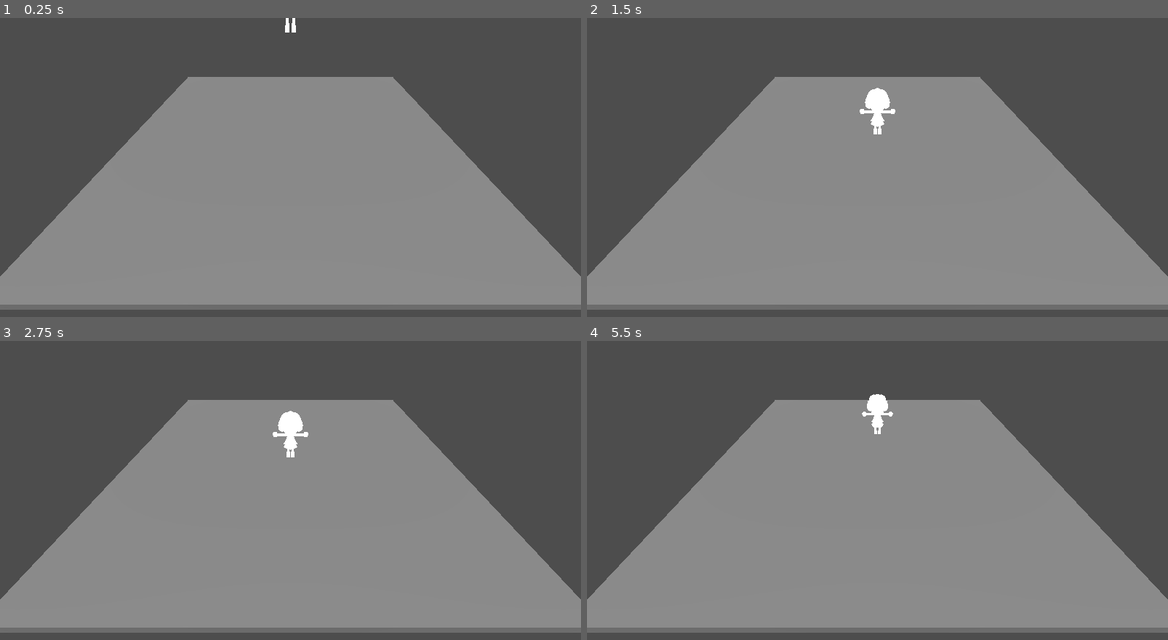
Above: before the commit, frames 1-4 (two rows, left to right).
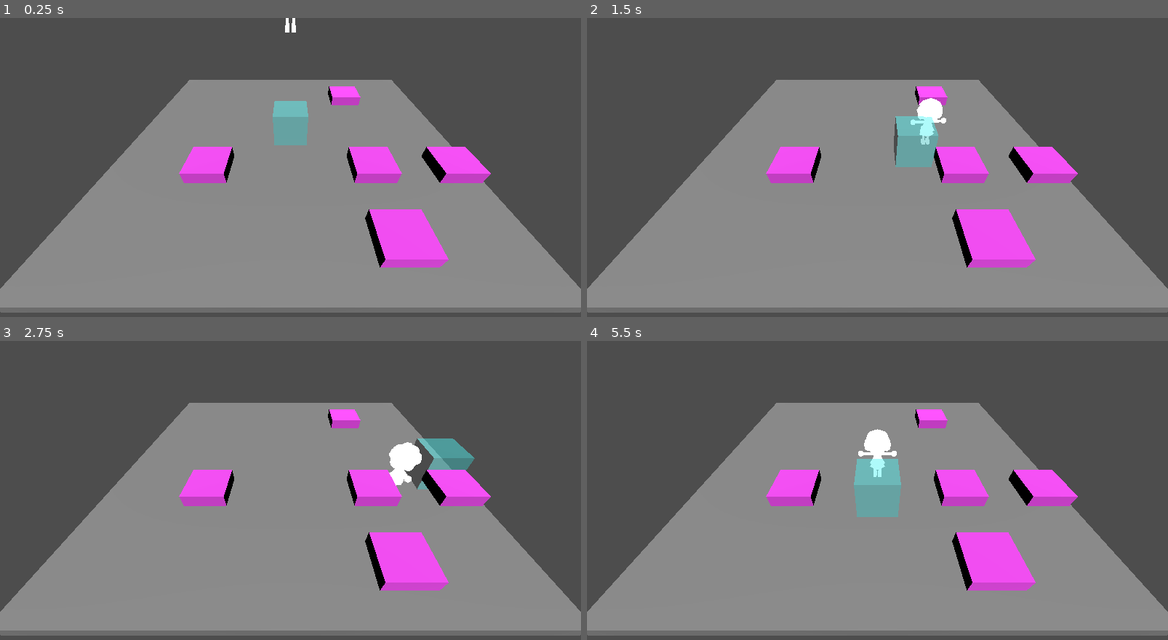
Above: after the commit, the same moments.

Repository: MorgamBr/cogumelo_maligno
Game: Godot game, scene res://scenes/levels/testLv.tscn
Two runs of this game, one before a commit and one after it. Both use one fixed random seed, a clock stepped at 60 frames per second and the inputs below. The project has no main scene, so this scene is started directly.
Inputs:
- Up to frame 1 (0.25 s): no input
- Up to frame 2 (1.5 s): tap Enter (ui_accept) at 0.5, 0.77, 1.07 s; hold D (right) 0.53-1.28 s; tap F (interact) at 0.6 s; tap Space (place_grab, bound only after the commit) at 0.8, 1.35 s; hold S (down) from 1.28 s (still down)
- Up to frame 3 (2.75 s): tap Enter (ui_accept) at 1.52, 1.55, 1.82, 2.1 s; release S (down) at 2.03 s; hold D (right) from 2.03 s (still down); tap F (interact) at 2.3 s
- Up to frame 4 (5.5 s): release D (right) at 2.78 s; hold Up (ui_up) 2.78-3.53 s; tap F (interact) at 2.85, 4.35 s; tap Enter (ui_accept) at 3.02, 3.32, 3.77, 3.8, 4.07, 4.52, 4.82 s; tap Space (place_grab, bound only after the commit) at 3.05, 3.6, 5.1 s; hold A (left) 3.53-5.03 s; tap 1 (inventory1) at 4.15 s; tap 2 (inventory2) at 4.9 s; hold S (down) from 5.03 s (still down)

The runs differ from the first frame. In frame 1, 10% of the frame differs, in the area x 0-100%, y 19-99%; in frame 2, 11%; in frame 3, 11%; in frame 4, 12%, in the area x 0-100%, y 17-99%.

Commit message:
Alterado valores de retorno da grid para WorldObject, adicionado inventário na Entity e alterado seu giro. Bug de colisão do object_base corrigido

Diff:
--- a/objects/entities/player/bodies/inicialPlayer.tscn
+++ b/objects/entities/player/bodies/inicialPlayer.tscn
@@ -445,8 +445,16 @@
 blend_shape_mode = 0
 shadow_mesh = SubResource("ArrayMesh_blfa2")
 
-[node name="InicialPlayer" type="CharacterBody3D"]
+[sub_resource type="StandardMaterial3D" id="StandardMaterial3D_r6a75"]
+transparency = 1
+albedo_color = Color(0.2901961, 1, 1, 0.4509804)
+
+[sub_resource type="BoxMesh" id="BoxMesh_2vnpr"]
+material = SubResource("StandardMaterial3D_r6a75")
+
+[node name="InicialPlayer" type="CharacterBody3D" node_paths=PackedStringArray("cell_indicator")]
 script = ExtResource("1_2vnpr")
+cell_indicator = NodePath("CellIndicator")
 
 [node name="CollisionShape3D" type="CollisionShape3D" parent="."]
 transform = Transform3D(0.495, 0, 0, 0, 0.495, 0, 0, 0, 0.495, 0, -0.25840667, 0)
@@ -552,3 +560,6 @@
 transform = Transform3D(-0.5775473, 9.640866e-13, -3.587736e-06, -9.640896e-13, -0.5775473, 4.9459303e-13, -3.587736e-06, 4.94599e-13, 0.5775473, 2.4215343e-08, -0.40061927, -4.6291586e-08)
 mesh = SubResource("ArrayMesh_ti4f6")
 skeleton = NodePath("")
+
+[node name="CellIndicator" type="MeshInstance3D" parent="."]
+mesh = SubResource("BoxMesh_2vnpr")
--- a/objects/entities/player/bodies/inicial_player.gd
+++ b/objects/entities/player/bodies/inicial_player.gd
@@ -1,16 +1,29 @@
 extends CharacterBody3D
+class_name Entity
 
 @export var gridRef: GridController;
+
+const JUMP_VELOCITY = 4.5
 
 #refs de movimentação
 var playerAc: float = .3;
 var turnAc: float = .2;
-
-const SPEED = 2.0
-const JUMP_VELOCITY = 4.5
+var last_dir: Vector2 = Vector2.ZERO
 
 var gridPos: Vector2i;
 var gridDir: Vector2i = Vector2i.ZERO;
+
+var objBeingLookedAt: WorldObject = null
+var frontCell: Vector2i = Vector2i.ZERO
+
+var inventory: Array[WorldObject] = []
+var inventory_selected_slot: int = 0
+@export var inventory_max_size: int = 4
+var is_carrying_heavy_load: bool = false
+
+@export var speed = 2.0
+
+@export var cell_indicator: Node3D
 
 
 ##movimento built-in
@@ -19,21 +32,41 @@
 	if not is_on_floor():
 		velocity += get_gravity() * delta
 
-	Move()
-	CheckGrid();
+	var input_dir := Input.get_vector("left", "right", "up", "down")
+	Move(input_dir)
+	CheckGrid(input_dir)
+
+	if Input.is_action_just_pressed("interact"):
+		interact_with_obj()
+
+	if Input.is_action_just_pressed("place_grab"):
+		if objBeingLookedAt != null:
+			grab_obj_being_looked()
+		else:
+			place_obj_on_grid()
+
+	if Input.is_action_just_pressed("inventory1"):
+		inventory_selected_slot = 0
+	elif Input.is_action_just_pressed("inventory2") and inventory_max_size >= 2:
+		inventory_selected_slot = 1
+	elif Input.is_action_just_pressed("inventory3") and inventory_max_size >= 3:
+		inventory_selected_slot = 2
+	elif Input.is_action_just_pressed("inventory4") and inventory_max_size >= 4:
+		inventory_selected_slot = 3
+
 	move_and_slide()
 
 
 #region movimentação
 
-func Move() -> void:
-	var dir := Input.get_vector("ui_left", "ui_right", "ui_up", "ui_down")
-	velocity = Vector3(lerpf(velocity.x, dir.x * SPEED, playerAc),
+func Move(dir: Vector2) -> void:
+	velocity = Vector3(lerpf(velocity.x, dir.x * speed, playerAc),
 						velocity.y,
-						lerpf(velocity.z, dir.y * SPEED, playerAc))
-	if(dir != Vector2.ZERO):
-		var ang = atan2(dir.x, dir.y);
-		rotation.y = lerp_angle(rotation.y, ang, turnAc);
+						lerpf(velocity.z, dir.y * speed, playerAc))
+	if dir != Vector2.ZERO:
+		last_dir = dir
+	var ang = atan2(last_dir.x, last_dir.y);
+	rotation.y = lerp_angle(rotation.y, ang, turnAc);
 
 #endregion
 #region  coisas relacionadas a grid
@@ -43,8 +76,7 @@
 		roundi(pos.z / gridRef.Z_STEP)
 	)
 
-func InputToGridDir() -> Vector2i:
-	var input := Input.get_vector("ui_left", "ui_right", "ui_up", "ui_down")
+func InputToGridDir(input: Vector2) -> Vector2i:
 	if(input == Vector2.ZERO):
 		return Vector2i.ZERO
 	#normaliza
@@ -53,23 +85,83 @@
 		sign(input.y)
 	)
 
-func CheckGrid() -> void:
+func CheckGrid(input: Vector2) -> void:
 		#localizando dentro da grid
 
-	var input := Input.get_vector("ui_left", "ui_right", "ui_up", "ui_down")
 	gridPos = WorldToGrid(global_position);
 	if(input != Vector2.ZERO):
-		gridDir = InputToGridDir();
-	print(input)
-	var frontCell := gridPos + gridDir;
-	print(gridPos);
-	print("frontcell: ", frontCell);
+		gridDir = InputToGridDir(input);
+	#print(input)
+	frontCell = gridPos + gridDir;
+	cell_indicator.global_position = Vector3(frontCell.x * GridController.X_STEP, GridController.Y_STEP / 2.0, frontCell.y * GridController.Z_STEP)
+	cell_indicator.global_rotation = Vector3.ZERO
+	#print(gridPos);
+	#print("frontcell: ", frontCell);
 	var obj = gridRef.object_in_grid_space(frontCell.x,frontCell.y);
-	if(obj != null):
-		print("player sendo bloqueado por: ", obj);
-		return; #impede de se mover
+	if(obj != null and obj != objBeingLookedAt):
+		if objBeingLookedAt != null:
+			objBeingLookedAt.is_being_looked_at = false
+		objBeingLookedAt = obj
+		obj.is_being_looked_at = true
+		#print("player sendo bloqueado por: ", obj);
+		#return; #impede de se mover
+	elif obj == null:
+		if objBeingLookedAt != null:
+			objBeingLookedAt.is_being_looked_at = false
+		objBeingLookedAt = null
 #endregion
 
 
+## Tries to interact with the object being looked at.
+func interact_with_obj() -> void:
+	if objBeingLookedAt != null and objBeingLookedAt.can_interact(self):
+		objBeingLookedAt.interact(self)
+
+## Tries to grab the object being looked at.
+func grab_obj_being_looked() -> void:
+	if inventory_find_free_slot() == -1:
+		return
+
+	if objBeingLookedAt.can_grab(self):
+		# Grab the object and adds to the inventory
+		objBeingLookedAt.grab()
+		objBeingLookedAt = null
+		var obj = gridRef.grab_from_grid(frontCell.x, frontCell.y)
+		add_to_inventory(obj)
+
+## Tries to place the object, being held in hand, on the grid.
+func place_obj_on_grid() -> void:
+	if inventory_selected_slot < inventory.size() and inventory[inventory_selected_slot] != null:
+		# Try to inser the object in the grid and world
+		var obj = inventory[inventory_selected_slot]
+		var success = gridRef.insert_in_grid(obj, frontCell.x, frontCell.y)
+		if success:
+			# Removes from the inventory if the object is successfuly placed in the grid and world.
+			inventory[inventory_selected_slot] = null
+			obj.place()
+
+
+## Adds the object to the inventory and returns the index. Returns -1 if inventory has no free slots.
+func add_to_inventory(obj: WorldObject) -> int:
+	var free_slot = inventory_find_free_slot()
+
+	if free_slot == -1:
+		return free_slot
+
+	if inventory.size() <= free_slot:
+		inventory.append(obj)
+	else:
+		inventory[free_slot] = obj
+	return free_slot
+
+## Finds the first free slot in the inventory. Returns -1 if inventory has no valid free slots.
+func inventory_find_free_slot() -> int:
+	for i in inventory_max_size:
+		if inventory.size() <= i:
+			return i
+		elif inventory[i] == null:
+			return i
+	return -1
+
 #transformar o player principal em classe
 # e fazer ele trocar de lugar
--- a/objects/object_base.gd
+++ b/objects/object_base.gd
@@ -9,14 +9,22 @@
 	BEING_CARRIED,
 }
 
+## The name of the object.
+@export var object_name: String = ""
+## The texture that will be displayed representing the object.
+@export var object_icon: Texture2D
+
 ## The current state of the object.
-var state: OBJECT_STATES :
+@export var state: OBJECT_STATES :
 	set(new_value):
 		state = _on_state_changed(new_value)
 ## The amount of interest that NPCs take on the object.
 var interest_amount: int :
 	set(new_value):
 		interest_amount = _on_interest_amount_changed(new_value)
+@export var is_heavy_load: bool :
+	set(new_value):
+		is_heavy_load = _on_is_heavy_load_changed(new_value)
 ## Used to indicate if the player has this on it's interaction aim.
 var is_being_looked_at: bool = false :
 	set(new_value):
@@ -48,36 +56,39 @@
 func _on_interest_amount_changed(new_value: int) -> int:
 	return new_value
 
+func _on_is_heavy_load_changed(new_value: bool) -> bool:
+	return new_value
+
+
 func _on_state_changed(new_value: OBJECT_STATES) -> OBJECT_STATES:
+	if state == new_value:
+		return state
+
 	match state:
 		OBJECT_STATES.ACTIVE:
-			can_player_interact = true
+			pass
 		OBJECT_STATES.INACTIVE:
-			can_player_interact = true
+			pass
 		OBJECT_STATES.INACCESSIBLE:
-			can_player_interact = false
 			is_being_looked_at = false
 		OBJECT_STATES.BEING_CARRIED:
-			can_player_interact = false
 			is_being_looked_at = false
-			area3d.monitoring = false
-			area3d.monitorable = false
 	return new_value
 
 
 ## Check if the entity can interact with the object.
 func can_interact(entity: Node3D) -> bool:
-	if can_player_interact:
+	if can_player_interact and state != OBJECT_STATES.INACCESSIBLE and state != OBJECT_STATES.BEING_CARRIED:
 		return true
 	return false
 
 ## Used by entities to interact with the object.
 func interact(entity: Node3D) -> void:
-	print("object interacted with")
+	print("object " + object_name + " interacted with")
 
 ## Check if the entity can interact with the object.
 func can_grab(entity: Node3D) -> bool:
-	if can_be_carried:
+	if can_be_carried and state != OBJECT_STATES.INACCESSIBLE and state != OBJECT_STATES.BEING_CARRIED:
 		return true
 	return false
 
--- a/objects/world_objects/bear_trap.gd
+++ b/objects/world_objects/bear_trap.gd
@@ -1,8 +1,12 @@
 extends WorldObject
+
+func interact(entity: Node3D) -> void:
+	print("interacted with bear trap")
+	self.state = OBJECT_STATES.ACTIVE
 
 
 func _on_area_3d_body_entered(body: Node3D) -> void:
-	if body.has_method("get_trapped") and state == OBJECT_STATES.ACTIVE:
+	if body is Entity and state == OBJECT_STATES.ACTIVE:
 		state = OBJECT_STATES.INACTIVE
-		body.get_trapped(10)
+		#body.get_trapped(10)
 		print("body trapped: ", body)
--- a/objects/world_objects/bear_trap.tscn
+++ b/objects/world_objects/bear_trap.tscn
@@ -14,6 +14,10 @@
 
 [node name="Bear_Trap" instance=ExtResource("1_ecxb4")]
 script = ExtResource("2_yfoe0")
+object_name = "Bear Trap"
+is_heavy_load = null
+can_player_interact = null
+can_be_carried = null
 object_size = Vector3(0, 0.3, 0)
 
 [node name="CollisionShape3D" type="CollisionShape3D" parent="Area3D" index="0"]
--- a/project.godot
+++ b/project.godot
@@ -45,15 +45,15 @@
 "events": [Object(InputEventKey,"resource_local_to_scene":false,"resource_name":"","device":-1,"window_id":0,"alt_press …(192 unchanged characters)…
 ]
 }
+place_grab={
+"deadzone": 0.2,
+"events": [Object(InputEventKey,"resource_local_to_scene":false,"resource_name":"","device":-1,"window_id":0,"alt_pressed":false,"shift_pressed":false,"ctrl_pressed":false,"meta_pressed":false,"pressed":false,"keycode":0,"physical_keycode":32,"key_label":0,"unicode":32,"location":0,"echo":false,"script":null)
+]
+}
 pause={
 "deadzone": 0.2,
 "events": [Object(InputEventKey,"resource_local_to_scene":false,"resource_name":"","device":-1,"window_id":0,"alt_press …(195 unchanged characters)…
 , Object(InputEventKey,"resource_local_to_scene":false,"resource_name":"","device":0,"window_id":0,"alt_pressed":false, …(185 unchanged characters)…
-]
-}
-place={
-"deadzone": 0.2,
-"events": [Object(InputEventKey,"resource_local_to_scene":false,"resource_name":"","device":-1,"window_id":0,"alt_pressed":false,"shift_pressed":false,"ctrl_pressed":false,"meta_pressed":false,"pressed":false,"keycode":0,"physical_keycode":32,"key_label":0,"unicode":32,"location":0,"echo":false,"script":null)
 ]
 }
 inventory1={
--- a/scenes/levels/testLv.tscn
+++ b/scenes/levels/testLv.tscn
@@ -1,7 +1,8 @@
-[gd_scene load_steps=5 format=3 uid="uid://bjl4erxcxp3cv"]
+[gd_scene load_steps=6 format=3 uid="uid://bjl4erxcxp3cv"]
 
 [ext_resource type="PackedScene" uid="uid://bq24se683f5b1" path="res://objects/entities/player/bodies/inicialPlayer.tscn" id="1_rimap"]
-[ext_resource type="PackedScene" uid="uid://dwf6tcmffnhnn" path="res://scenes/map_base.tscn" id="2_scoih"]
+[ext_resource type="Script" uid="uid://dmo607m8ljpq0" path="res://scenes/map_base.gd" id="2_r6a75"]
+[ext_resource type="PackedScene" uid="uid://bi3dc17xgqmal" path="res://objects/world_objects/bear_trap.tscn" id="3_xhpyd"]
 
 [sub_resource type="BoxMesh" id="BoxMesh_scoih"]
 size = Vector3(10, 0.3, 10)
@@ -12,6 +13,7 @@
 [node name="TestLv" type="Node3D"]
 
 [node name="Floor" type="StaticBody3D" parent="."]
+transform = Transform3D(1, 0, 0, 0, 1, 0, 0, 0, 1, 0, -0.15, 0)
 
 [node name="MeshInstance3D" type="MeshInstance3D" parent="Floor"]
 mesh = SubResource("BoxMesh_scoih")
@@ -29,4 +31,37 @@
 [node name="DirectionalLight3D" type="DirectionalLight3D" parent="."]
 transform = Transform3D(1, 0, 0, 0, 0.49999997, 0.86602545, 0, -0.86602545, 0.49999997, 0, 8, 0)
 
-[node name="Map_Base" parent="." instance=ExtResource("2_scoih")]
+[node name="Map_Base" type="Node3D" parent="."]
+script = ExtResource("2_r6a75")
+
+[node name="GridObjects" type="Node3D" parent="Map_Base"]
+
+[node name="Bear_Trap" parent="Map_Base/GridObjects" instance=ExtResource("3_xhpyd")]
+transform = Transform3D(1, 0, 0, 0, 1, 0, 0, 0, 1, 2, 0.5, 2)
+is_heavy_load = false
+can_player_interact = true
+can_be_carried = true
+
+[node name="Bear_Trap2" parent="Map_Base/GridObjects" instance=ExtResource("3_xhpyd")]
+transform = Transform3D(1, 0, 0, 0, 1, 0, 0, 0, 1, 2, 0.5, 4)
+is_heavy_load = false
+can_player_interact = true
+can_be_carried = true
+
+[node name="Bear_Trap3" parent="Map_Base/GridObjects" instance=ExtResource("3_xhpyd")]
+transform = Transform3D(1, 0, 0, 0, 1, 0, 0, 0, 1, 4, 0.5, 2)
+is_heavy_load = false
+can_player_interact = true
+can_be_carried = true
+
+[node name="Bear_Trap4" parent="Map_Base/GridObjects" instance=ExtResource("3_xhpyd")]
+transform = Transform3D(1, 0, 0, 0, 1, 0, 0, 0, 1, -2, 0.5, 2)
+is_heavy_load = false
+can_player_interact = true
+can_be_carried = true
+
+[node name="Bear_Trap5" parent="Map_Base/GridObjects" instance=ExtResource("3_xhpyd")]
+transform = Transform3D(1, 0, 0, 0, 1, 0, 0, 0, 1, 2, 0.5, -2)
+is_heavy_load = false
+can_player_interact = true
+can_be_carried = true
--- a/scenes/map_base.gd
+++ b/scenes/map_base.gd
@@ -5,7 +5,7 @@
 const Y_STEP = 1
 const Z_STEP = 1
 
-var grid: Dictionary[int, Dictionary] = {}
+var grid: Dictionary[Vector2i, WorldObject] = {}
 
 @onready var grid_objects_node := $GridObjects
 ## The GridMap node for the level. It needs to be added to the scene and linked here.
@@ -19,17 +19,17 @@
 ## Add the objects in GridObjects to the grid for use without needing to do it manually.
 #   Se isso só tiver atrapalhando, a gente pode escolher outra rota pra fazer isso.
 func add_objects_from_gridobjects_to_grid() -> void:
-	for object in grid_objects_node.get_children() as Array[Node3D]:
+	for object in grid_objects_node.get_children() as Array[WorldObject]:
 		var position_to_grid_x = roundi(object.position.x / X_STEP)
 		var position_to_grid_z = roundi(object.position.z / Z_STEP)
 		insert_in_grid(object, position_to_grid_x, position_to_grid_z, false)
 
 
 ## Grabs the object on a given space of the grid if it has an object, otherwise returns null.
-func grab_from_grid(x: int, z: int, grab_physically: bool = true) -> Node3D:
-	if object_in_grid_space(x, z) != null:
-		var object = grid[x][z]
-		grid[x][z] = null
+func grab_from_grid(x: int, z: int, grab_physically: bool = true) -> WorldObject:
+	var object = object_in_grid_space(x, z)
+	if object != null:
+		grid_set(null, x, z)
 		if grab_physically:
 			remove_physically_from_grid(object)
 		return object
@@ -39,16 +39,9 @@
 
 ## Tries to insert an object on the grid.
 ## If that space is already occupied it returns false, otherwise it is inserted and returns true.
-func insert_in_grid(object: Node3D, x: int, z: int, insert_physically: bool = true) -> bool:
+func insert_in_grid(object: WorldObject, x: int, z: int, insert_physically: bool = true) -> bool:
 	if object_in_grid_space(x, z) == null:
-		if !grid_space_exists(x, z):
-			if grid.get(x) == null:
-				grid.get_or_add(x, {z: object})
-			else:
-				grid[x] = {z: object}
-		else:
-			grid[x][z] = object
-
+		grid_set(object, x, z)
 		if insert_physically:
 			insert_physically_to_grid(object, x, z)
 		return true
@@ -57,30 +50,35 @@
 
 
 ## Removes the object from the node of GridObjects.
-func remove_physically_from_grid(object: Node3D) -> void:
+func remove_physically_from_grid(object: WorldObject) -> void:
 	grid_objects_node.remove_child(object)
 
 
 ## Adds the object to the node of GridObjects and positions it physically.
-func insert_physically_to_grid(object: Node3D, x: int, z: int) -> void:
+func insert_physically_to_grid(object: WorldObject, x: int, z: int) -> void:
 	grid_objects_node.add_child(object)
-	object.position = Vector3(x * X_STEP, Y_STEP, z * Z_STEP)
+	object.position = Vector3(x * X_STEP, Y_STEP / 2.0, z * Z_STEP)
 
 
 ## Returns the object that is on that space on the grid.
 ## If the space doesn't exist the function returns null.
-func object_in_grid_space(x: int, z: int) -> Node3D:
-	if grid_space_exists(x, z):
-		return grid[x][z]
-	else:
-		return null
+func object_in_grid_space(x: int, z: int) -> WorldObject:
+	return grid_get(x, z)
 
 
 ## Returns true if the given space exists in the grid, and false if it doesn't.
 func grid_space_exists(x: int, z: int) -> bool:
-	if !grid.keys().has(x):
-		return false
-	elif !grid[x].keys().has(z):
+	if !grid.keys().has(Vector2i(x, z)):
 		return false
 	else:
 		return true
+
+
+func grid_get(x: int, z: int) -> WorldObject:
+	return grid.get(Vector2i(x, z), null)
+
+func grid_set(object: WorldObject, x: int, z: int) -> void:
+	if grid_space_exists(x, z):
+		grid[Vector2i(x, z)] = object
+	else:
+		grid.get_or_add(Vector2i(x, z), object)
--- a/scenes/test_scenes/test_scene_morgana.gd
+++ /dev/null
@@ -1,9 +0,0 @@
-extends Node3D
-
-@export var bear_trap: WorldObject
-@export var character: CharacterBody3D
-
-func _process(delta: float) -> void:
-	if Input.is_action_just_pressed("ui_accept"):
-		#print(character.place_position_node.global_position)
-		bear_trap.global_position = Vector3(0, 0, 0)
--- a/scenes/test_scenes/test_scene_morgana.tscn
+++ /dev/null
@@ -1,54 +0,0 @@
-[gd_scene load_steps=5 format=3 uid="uid://dr63b6p31j8"]
-
-[ext_resource type="Script" uid="uid://c2ncehla34tm6" path="res://scenes/test_scenes/test_scene_morgana.gd" id="1_nlbtt"]
-[ext_resource type="PackedScene" uid="uid://bi3dc17xgqmal" path="res://objects/world_objects/bear_trap.tscn" id="2_a7xco"]
-
-[sub_resource type="CapsuleMesh" id="CapsuleMesh_oy3e0"]
-
-[sub_resource type="BoxMesh" id="BoxMesh_khwb6"]
-size = Vector3(4.44, 2.455, 0.885)
-
-[node name="Test_Scene_Morgana" type="Node3D" node_paths=PackedStringArray("bear_trap")]
-script = ExtResource("1_nlbtt")
-bear_trap = NodePath("Bear_Trap")
-
-[node name="CSGBox3D" type="CSGBox3D" parent="."]
-transform = Transform3D(1, 0, 0, 0, 1, 0, 0, 0, 1, 0, -0.5, 0)
-use_collision = true
-collision_layer = 16
-collision_mask = 7
-size = Vector3(10, 1, 10)
-
-[node name="Camera3D" type="Camera3D" parent="."]
-transform = Transform3D(1, 0, 0, 0, 0.95863116, 0.2846512, 0, -0.2846512, 0.95863116, 0, 3.3719888, 8.340248)
-
-[node name="Bear_Trap" parent="." instance=ExtResource("2_a7xco")]
-transform = Transform3D(1, 0, 0, 0, 1, 0, 0, 0, 1, 0, 2.7862978, 4.9653068)
-
-[node name="DirectionalLight3D" type="DirectionalLight3D" parent="."]
-transform = Transform3D(-0.0007549997, 0.998492, -0.054892577, 0.013732045, 0.054897767, 0.9983976, 0.99990547, 2.6192135e-09, -0.013752785, 0, 4.298155, 0)
-shadow_enabled = true
-
-[node name="MeshInstance3D" type="MeshInstance3D" parent="."]
-transform = Transform3D(1, 0, 0, 0, 1, 0, 0, 0, 1, 2.1937418, 0.99999857, 1.0930448)
-mesh = SubResource("CapsuleMesh_oy3e0")
-
-[node name="MeshInstance3D5" type="MeshInstance3D" parent="."]
-transform = Transform3D(1, 0, 0, 0, 1, 0, 0, 0, 1, 2.6696875, 0.9754989, -4.5030413)
-mesh = SubResource("BoxMesh_khwb6")
-
-[node name="MeshInstance3D6" type="MeshInstance3D" parent="."]
-transform = Transform3D(1, 0, 0, 0, 1, 0, 0, 0, 1, -2.9928968, 0.9754989, -4.3119364)
-mesh = SubResource("BoxMesh_khwb6")
-
-[node name="MeshInstance3D2" type="MeshInstance3D" parent="."]
-transform = Transform3D(1, 0, 0, 0, 1, 0, 0, 0, 1, 3.137745, 1, -6.0300455)
-mesh = SubResource("CapsuleMesh_oy3e0")
-
-[node name="MeshInstance3D3" type="MeshInstance3D" parent="."]
-transform = Transform3D(1, 0, 0, 0, 1, 0, 0, 0, 1, 4.002903, 1, -1.3850312)
-mesh = SubResource("CapsuleMesh_oy3e0")
-
-[node name="MeshInstance3D4" type="MeshInstance3D" parent="."]
-transform = Transform3D(1, 0, 0, 0, 1, 0, 0, 0, 1, -6.0442057, 1, -2.685358)
-mesh = SubResource("CapsuleMesh_oy3e0")
Not shown: 1 places in objects/entities/player/bodies/inicialPlayer.tscn that only renumber resources
Not shown, removed: scenes/test_scenes/test_scene_morgana.gd.uid
